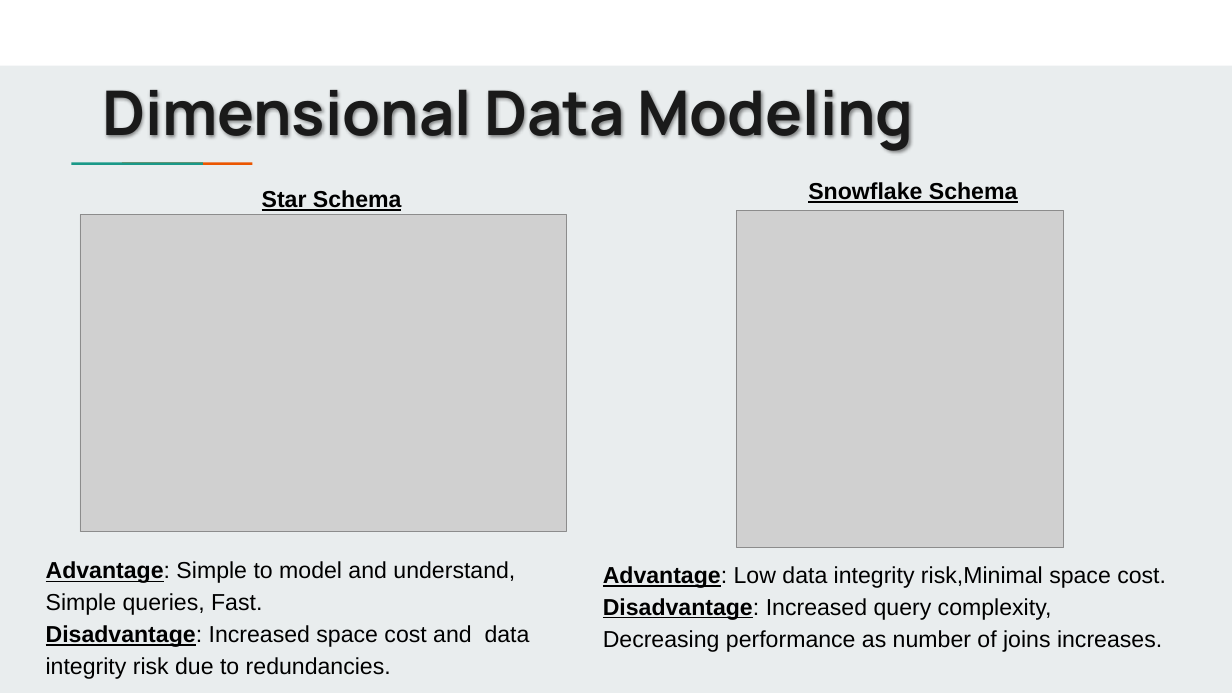
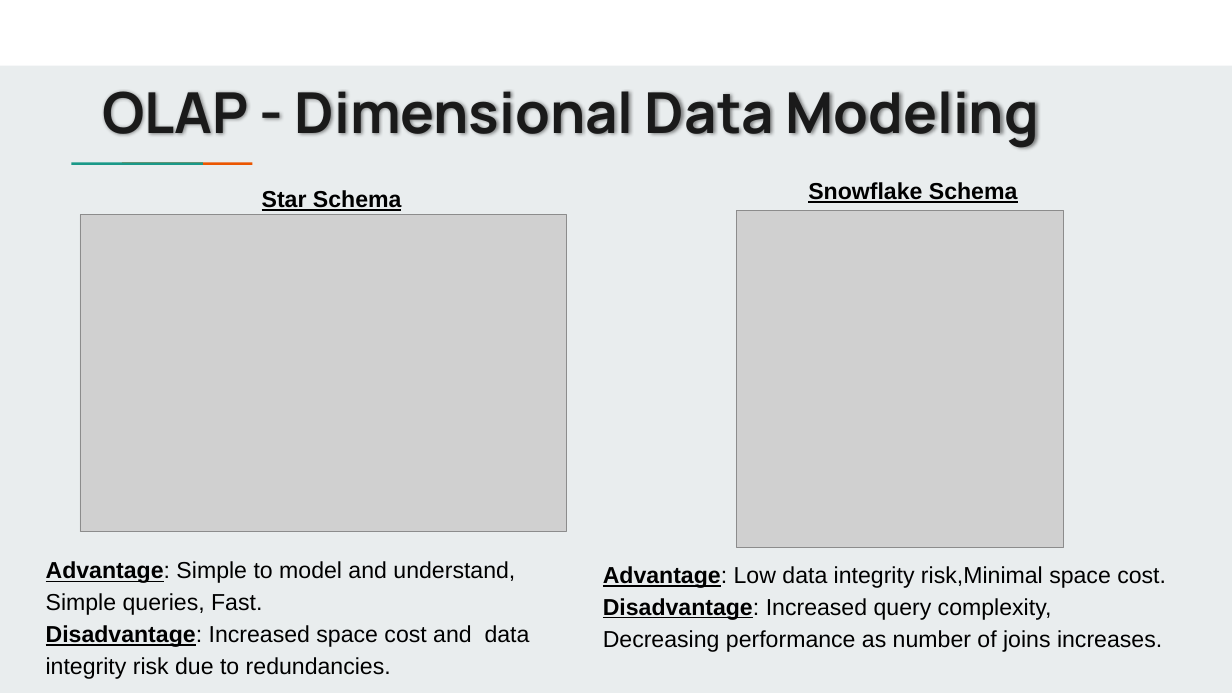
Before and after one commit to jbergmann56/OSDA-DataManipulationAndManagement, a slide deck: slide 13 of Lectures/(6) Structuring & Modeling Data.pptx. Drawn at 1232x693 pixels with LibreOffice and Linux fonts; fonts in the diff are those of the drawing; grey boxes stand for pictures. Boxes give left, top, right and bottom in pixels: in the first picture for what was removed or moved away, otherwise in the second. Text is boxed around its words. In the diff, an @@ line names an element or a change of style, - is before the commit and + after.

```diff
--- a/Lectures/(6) Structuring & Modeling Data.pptx
+++ b/Lectures/(6) Structuring & Modeling Data.pptx
@@ title at (102, 91, 1039, 149): text changed; size 48 to 44 pt @@
-Dimensional Data Modeling
+OLAP - Dimensional Data Modeling
```
Also in this commit, not shown: 6 other slides changed, 1 slide added, 8 other files.
